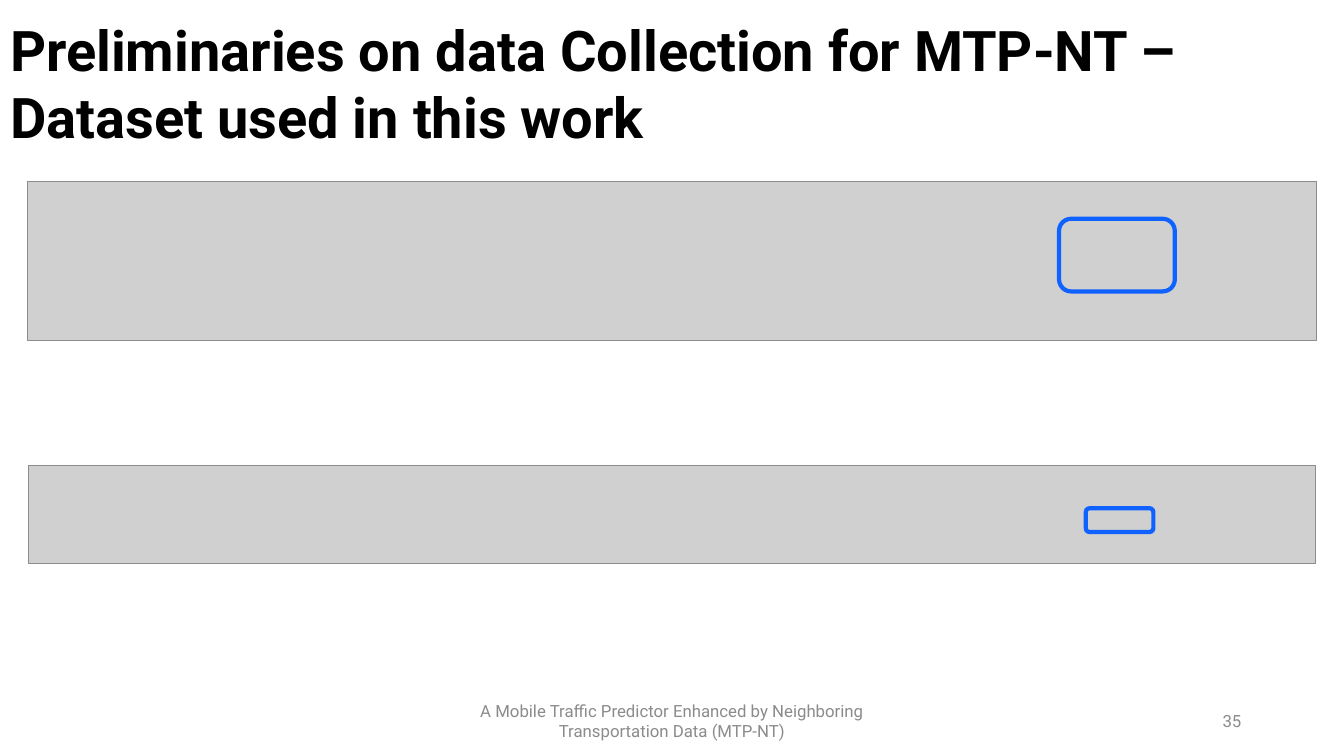
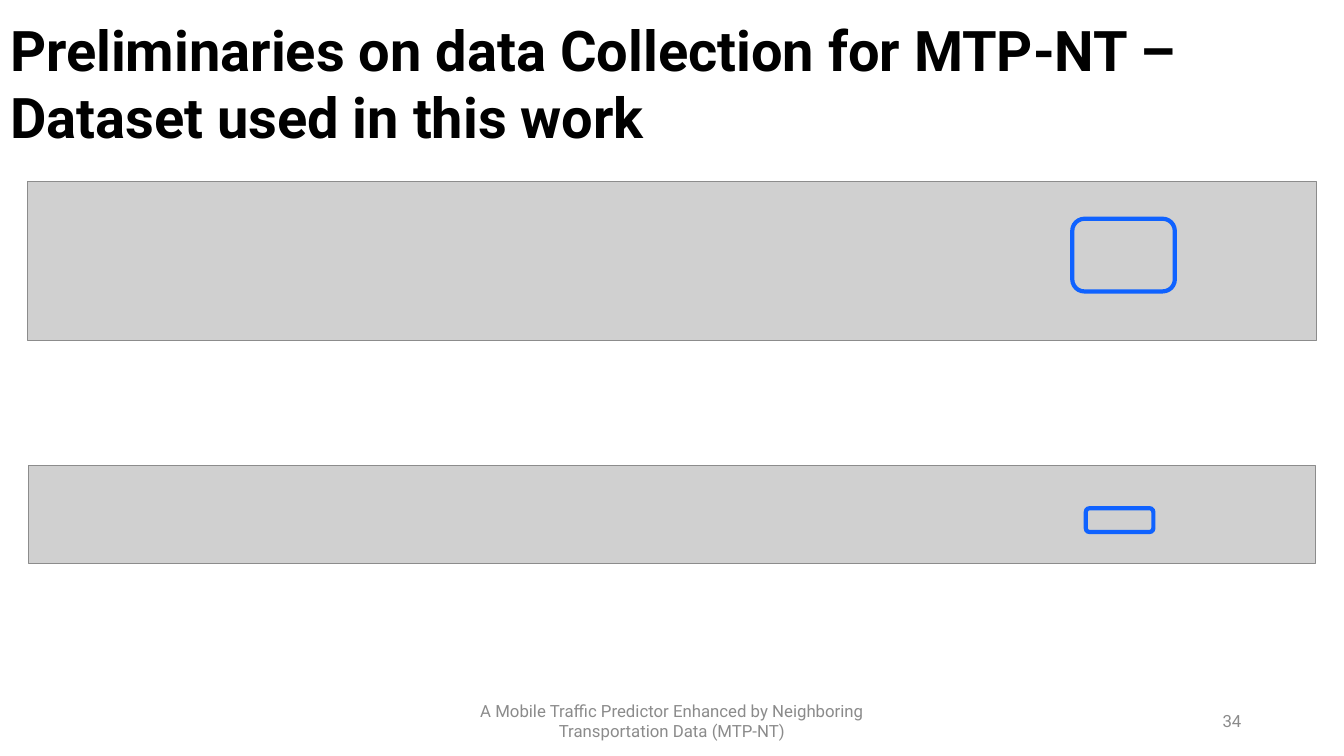
Before and after one commit to PatrickLdA/milan-telecom-analysis, a slide deck: slide 34 of defesa.pptx (slide 35 before the commit). Drawn at 1344x756 pixels with LibreOffice and Linux fonts; fonts in the diff are those of the drawing; grey boxes stand for pictures. Boxes give left, top, right and bottom in pixels: in the first picture for what was removed or moved away, otherwise in the second. Text is boxed around its words. In the diff, an @@ line names an element or a change of style, - is before the commit and + after.

```diff
--- a/defesa.pptx
+++ b/defesa.pptx
@@ rounded rectangle resized from (x1=1060, y1=219, x2=1176, y2=291) to (x1=1073, y1=219, x2=1176, y2=291) @@
@@ page number at (x1=1223, y1=715, x2=1242, y2=727): text changed @@
-35
+34
```
Also in this commit, not shown: 10 other slides changed, 10 slides added, 1 slide removed.
